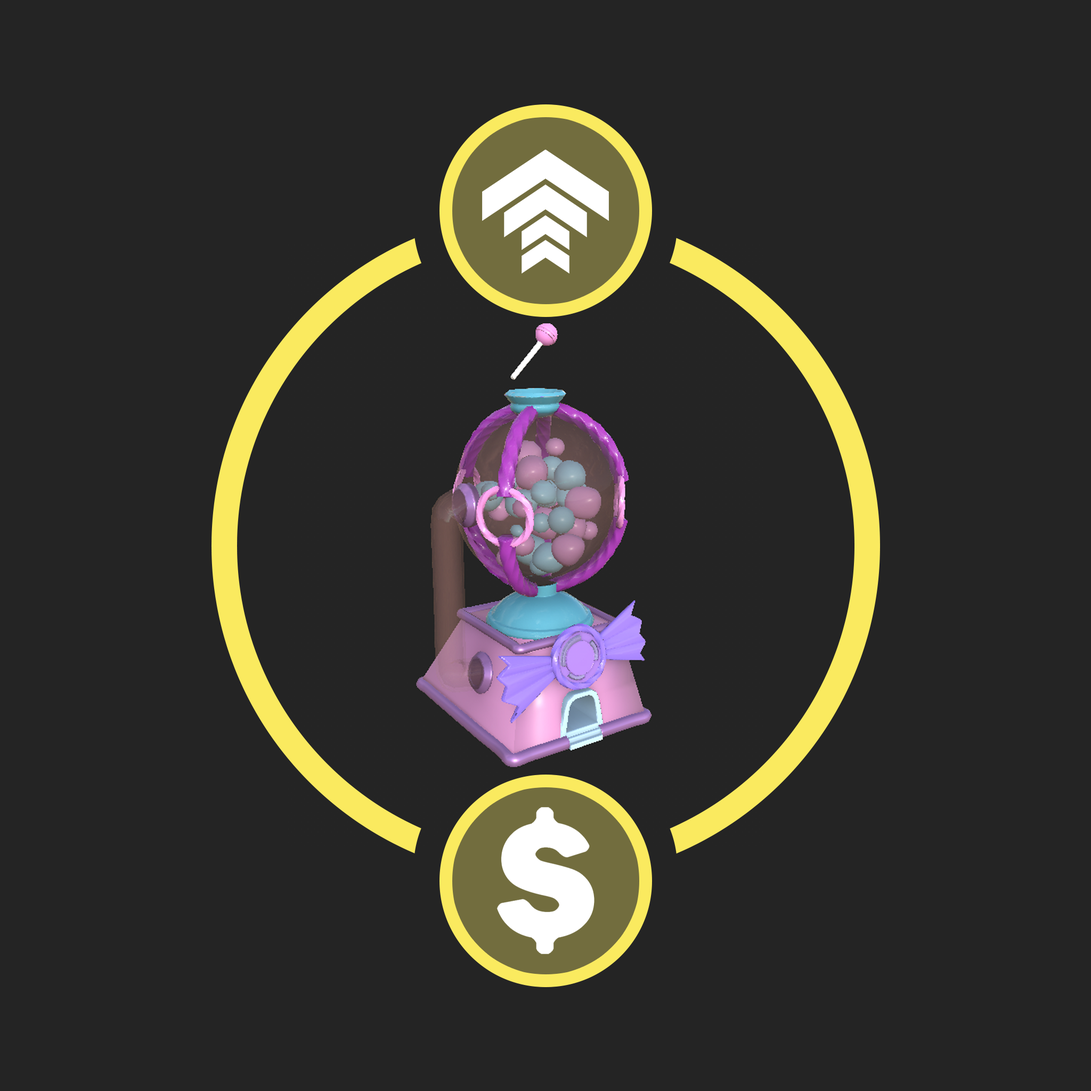
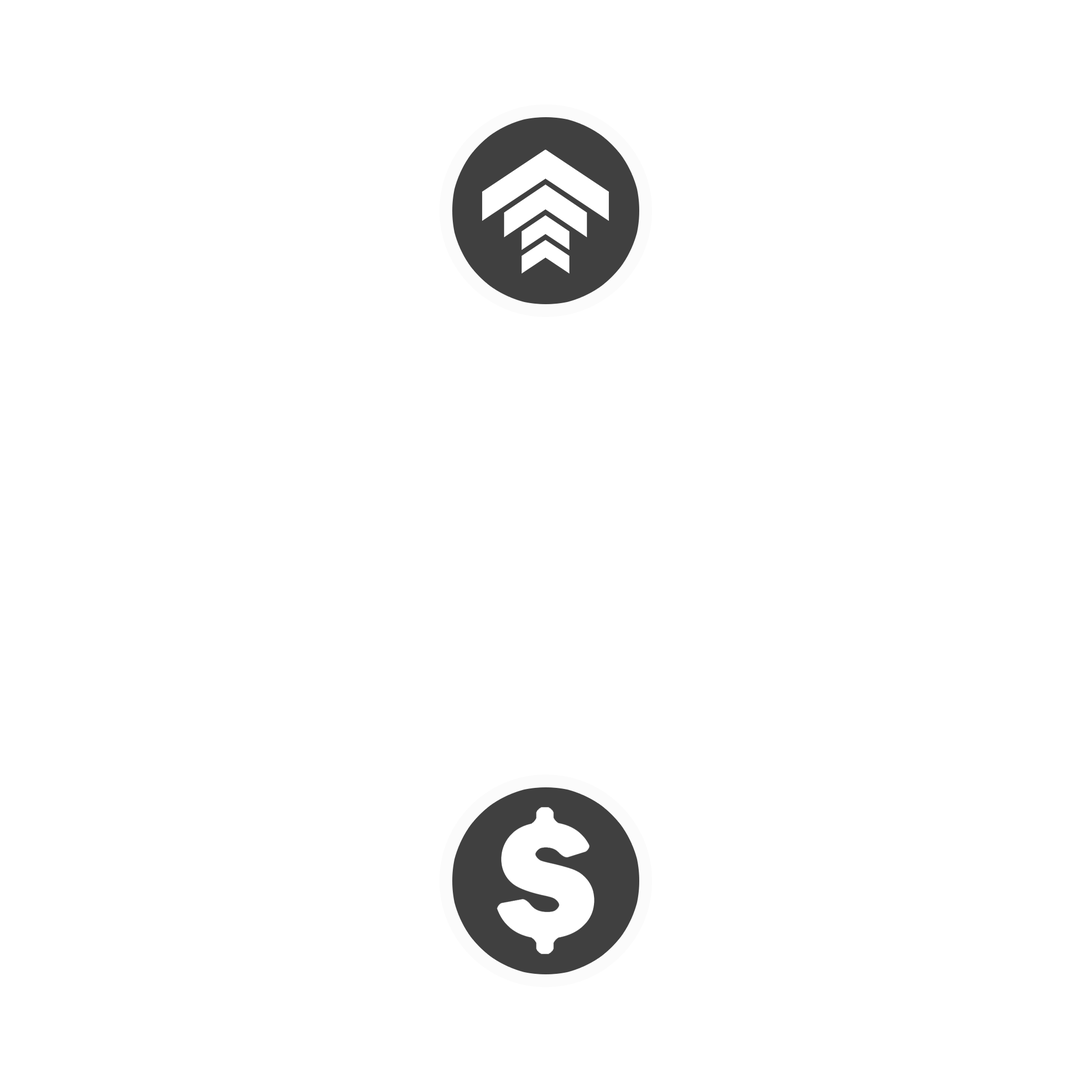
Layer changes from the first w=1091, h=1091 image to the second:
painted on "Ellipse 1" over [211, 237, 881, 855]
hid "Layer 1" over [0, 0, 1091, 1091]
hid "Background" over [0, 0, 1091, 1091]
